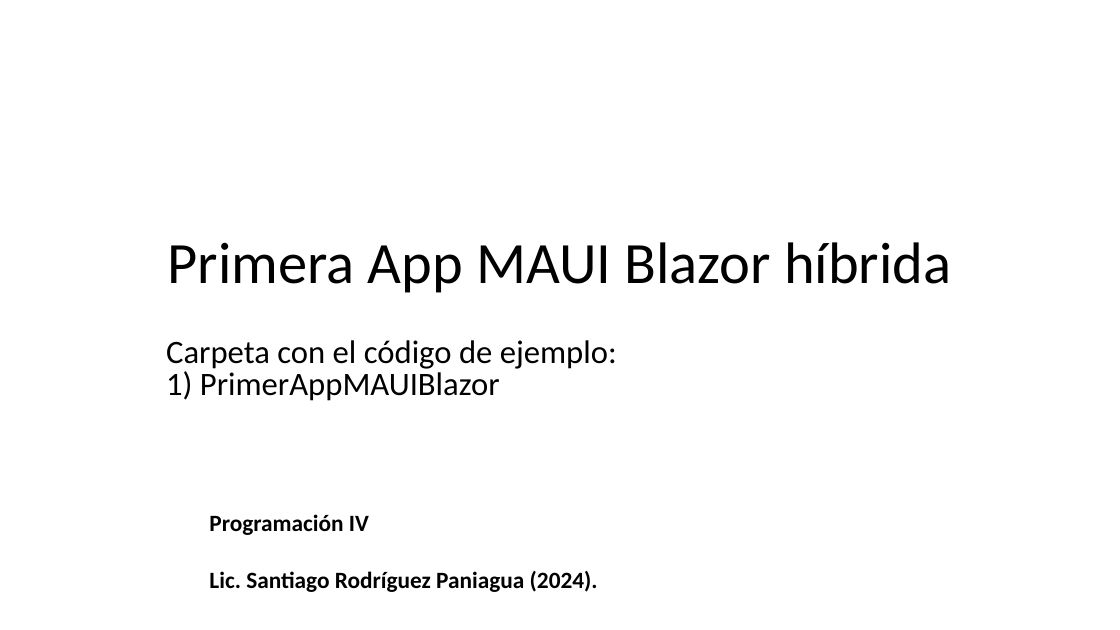
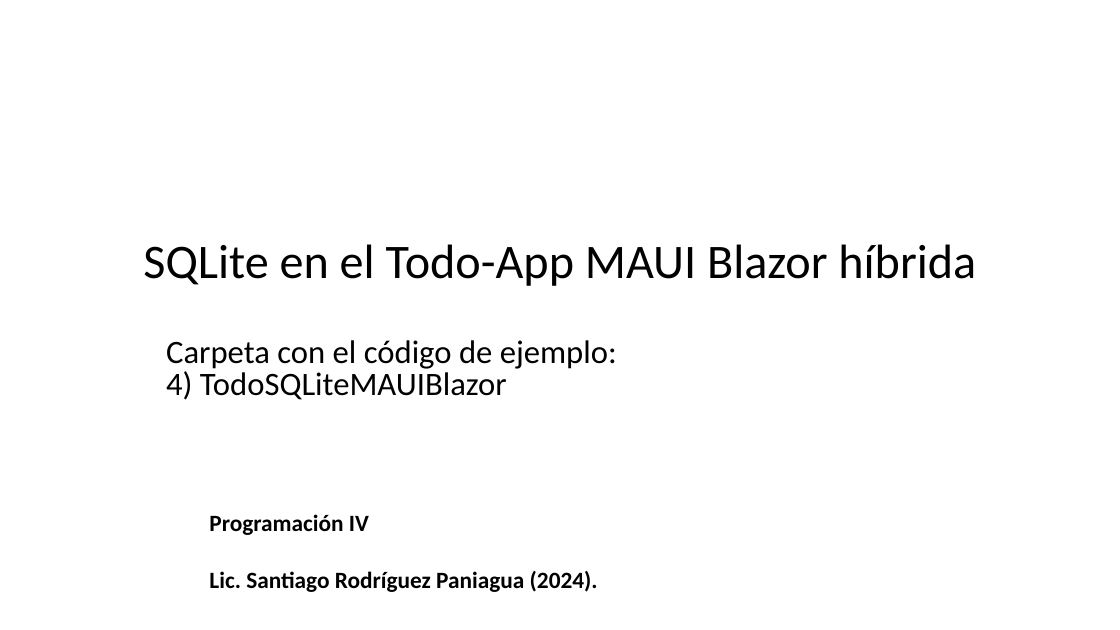
Before and after one commit to srodriguezp/.NetCore, a slide deck: slide 1 of 13) .Net MAUI/SQLite MAUI Blazor Híbrida (2024).pptx. Drawn at 1120x630 pixels with LibreOffice and Linux fonts; fonts in the diff are those of the drawing; background and template pictures are left out. Boxes give left, top, right and bottom in pixels: in the first picture for what was removed or moved away, otherwise in the second. Text is boxed around its words. In the diff, an @@ line names an element or a change of style, - is before the commit and + after.

Commit message:
Update de SQLite + Maui Blazor

```diff
--- a/13) .Net MAUI/SQLite MAUI Blazor Híbrida (2024).pptx
+++ b/13) .Net MAUI/SQLite MAUI Blazor Híbrida (2024).pptx
@@ text at <box>143,244,976,286</box>: text changed; size 100.3 to 82.6 pt @@
-Primera App MAUI Blazor híbrida
+SQLite en el Todo-App MAUI Blazor híbrida
@@ text at <box>166,368,507,400</box>: text changed @@
-1) PrimerAppMAUIBlazor
+4) TodoSQLiteMAUIBlazor
```
Also in this commit, not shown: 3 slides added, 23 slides removed, 44 other files.
